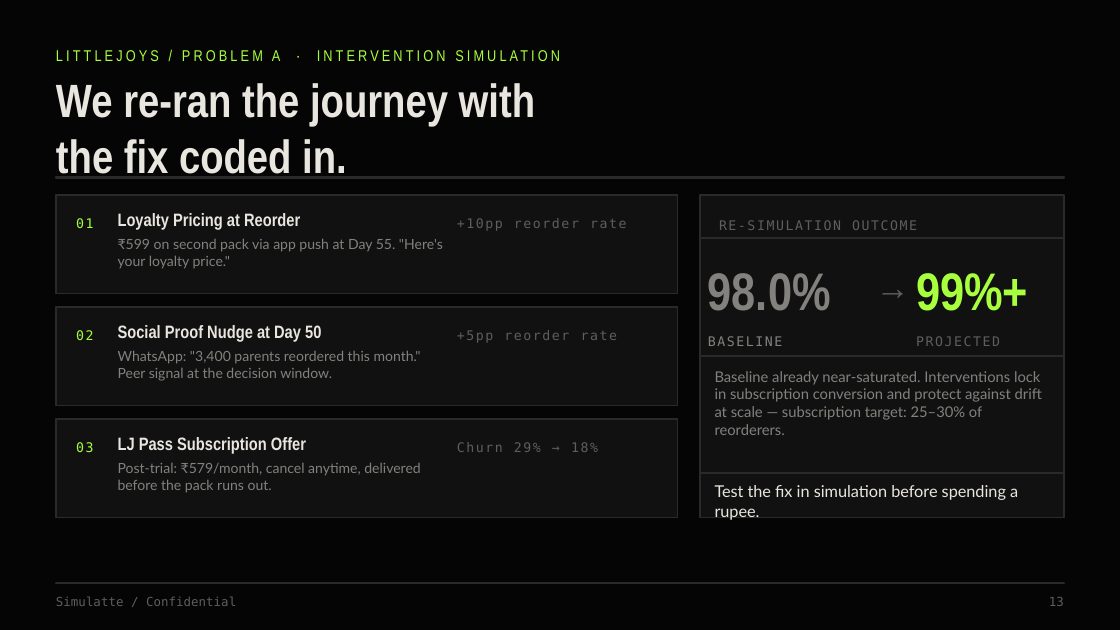
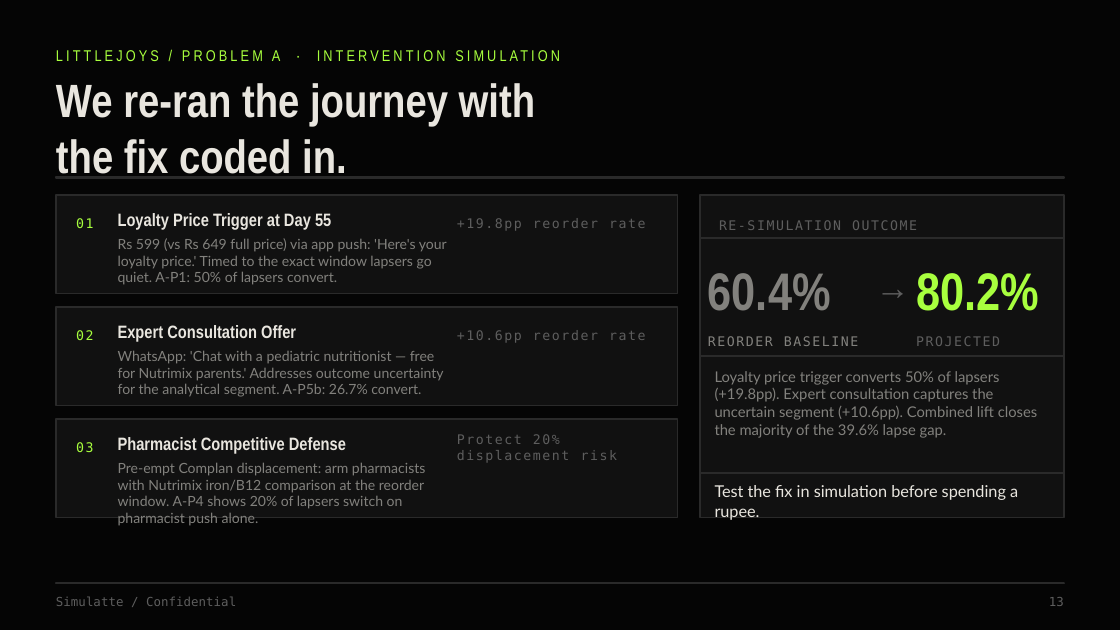
Before and after one commit to Iqbalahmed7/littlejoys-persona-engine1, a slide deck: slide 13 of reports/Simulatte_LittleJoys_PitchDeck.pptx. Drawn at 1120x630 pixels with LibreOffice and Linux fonts; fonts in the diff are those of the drawing. Boxes give left, top, right and bottom in pixels: in the first picture for what was removed or moved away, otherwise in the second. Text is boxed around its words. In the diff, an @@ line names an element or a change of style, - is before the commit and + after.

```diff
--- a/reports/Simulatte_LittleJoys_PitchDeck.pptx
+++ b/reports/Simulatte_LittleJoys_PitchDeck.pptx
@@ text at [118, 238, 447, 285]: text changed @@
-₹599 on second pack via app push at Day 55. "Here's your loyalty price."
+Rs 599 (vs Rs 649 full price) via app push: 'Here's your loyalty price.' Timed to the exact window lapsers go quiet. A-P1: 50% of lapsers convert.
@@ text at [118, 213, 331, 230]: text changed @@
-Loyalty Pricing at Reorder
+Loyalty Price Trigger at Day 55
@@ text at [457, 218, 645, 231]: text changed @@
-+10pp reorder rate
++19.8pp reorder rate
@@ text at [708, 273, 831, 311]: text changed @@
-98.0%
+60.4%
@@ text at [916, 273, 1039, 311]: text changed @@
-99%+
+80.2%
@@ text at [118, 325, 296, 342]: text changed @@
-Social Proof Nudge at Day 50
+Expert Consultation Offer
@@ text at [118, 351, 444, 397]: text changed @@
-WhatsApp: "3,400 parents reordered this month." Peer signal at the decision window.
+WhatsApp: 'Chat with a pediatric nutritionist — free for Nutrimix parents.' Addresses outcome uncertainty for the analytical segment. A-P5b: 26.7% convert.
@@ text at [457, 330, 645, 343]: text changed @@
-+5pp reorder rate
++10.6pp reorder rate
@@ text at [708, 336, 859, 346]: text changed @@
-BASELINE
+REORDER BASELINE
@@ text at [715, 371, 1037, 438]: text changed @@
-Baseline already near-saturated. Interventions lock in subscription conversion and protect against drift at scale — subscription target: 25–30% of reorderers.
+Loyalty price trigger converts 50% of lapsers (+19.8pp). Expert consultation captures the uncertain segment (+10.6pp). Combined lift closes the majority of the 39.6% lapse gap.
@@ text at [118, 437, 346, 454]: text changed @@
-LJ Pass Subscription Offer
+Pharmacist Competitive Defense
@@ text at [457, 434, 617, 462]: text changed @@
-Churn 29% → 18%
+Protect 20% displacement risk
@@ text at [118, 463, 425, 525]: text changed @@
-Post-trial: ₹579/month, cancel anytime, delivered before the pack runs out.
+Pre-empt Complan displacement: arm pharmacists with Nutrimix iron/B12 comparison at the reorder window. A-P4 shows 20% of lapsers switch on pharmacist push alone.
```
Also in this commit, not shown: 3 other slides changed, 1 other file.
